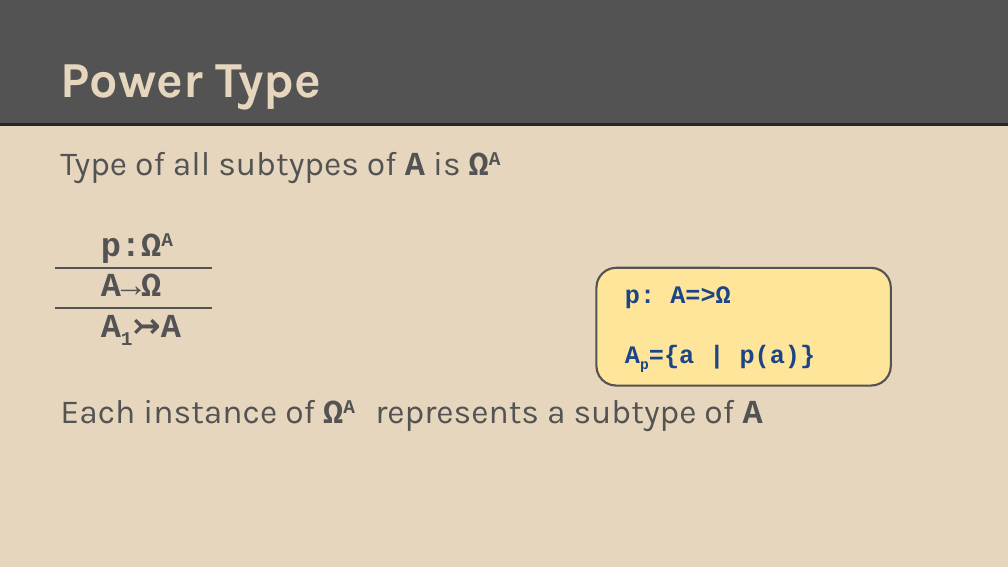
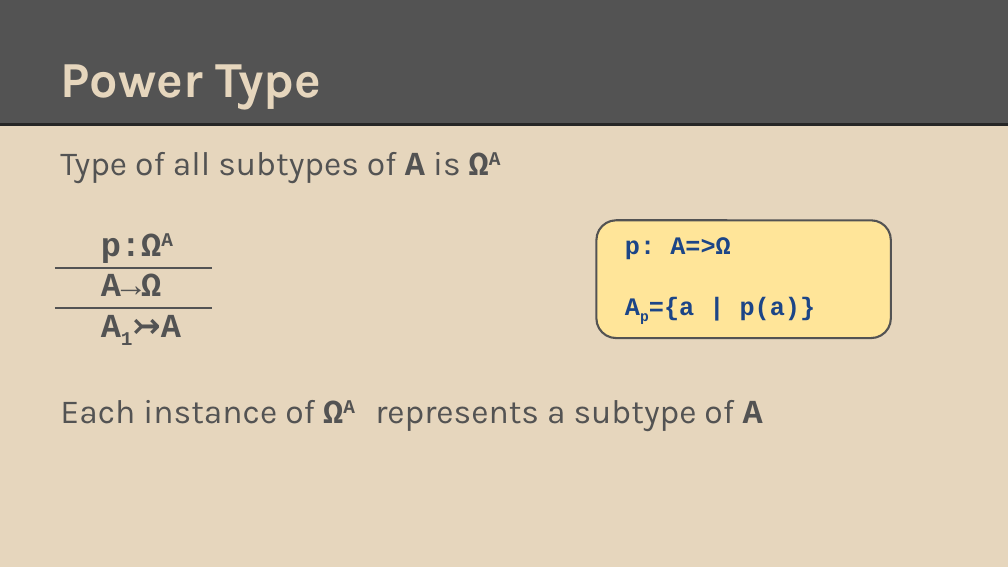
Before and after one commit to degoes-consulting/lambdaconf-2015, a slide deck: slide 18 of speakers/vpatryshev/intuitionistic-type-theory/IntroToIntuitionisticTypeTheory.pptx. Drawn at 1008x567 pixels with LibreOffice and Linux fonts; fonts in the diff are those of the drawing. Boxes give left, top, right and bottom in pixels: in the first picture for what was removed or moved away, otherwise in the second. Text is boxed around its words. In the diff, an @@ line names an element or a change of style, - is before the commit and + after.

```diff
--- a/speakers/vpatryshev/intuitionistic-type-theory/IntroToIntuitionisticTypeTheory.pptx
+++ b/speakers/vpatryshev/intuitionistic-type-theory/IntroToIntuitionisticTypeTheory.pptx
@@ rounded rectangle: place and size @@
-rounded rectangle at [597, 268, 891, 386]
+rounded rectangle at [597, 221, 891, 339]
@@ text "p: A=>Ω": place and size @@
-text "p: A=>Ω" at [625, 286, 730, 372]
+text "p: A=>Ω" at [625, 237, 730, 324]
```
Also in this commit, not shown: 6 other slides changed.
